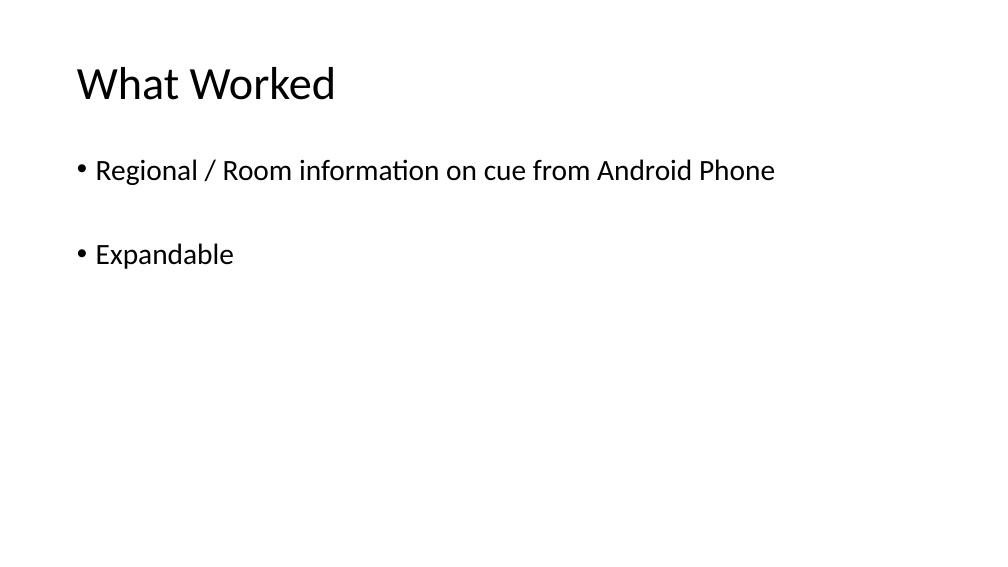
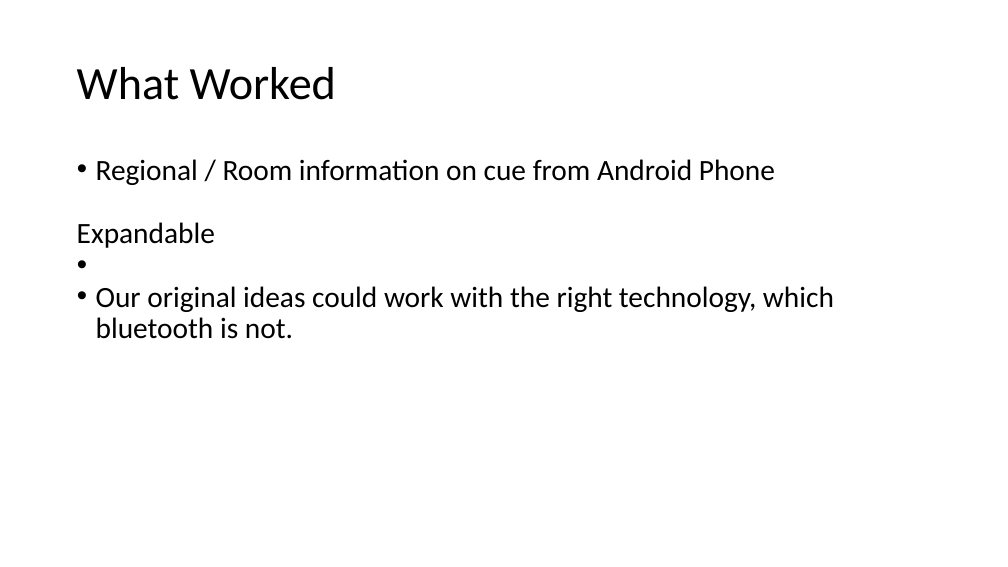
Before and after one commit to bournemouth2016/team-8, a slide deck: slide 10 of presentation/CFG.pptx (slide 5 before the commit). Drawn at 1008x567 pixels with LibreOffice and Linux fonts; fonts in the diff are those of the drawing. Boxes give left, top, right and bottom in pixels: in the first picture for what was removed or moved away, otherwise in the second. Text is boxed around its words. In the diff, an @@ line names an element or a change of style, - is before the commit and + after.

```diff
--- a/presentation/CFG.pptx
+++ b/presentation/CFG.pptx
@@ text at <box>77,159,775,248</box>: less space between paragraphs @@
@@ text at <box>96,286,834,339</box>: paragraph added @@
+• Our original ideas could work with the right technology, which bluetooth is not.
```
Also in this commit, not shown: 2 other slides changed, 7 slides added, 2 slides removed, 1 other file.
